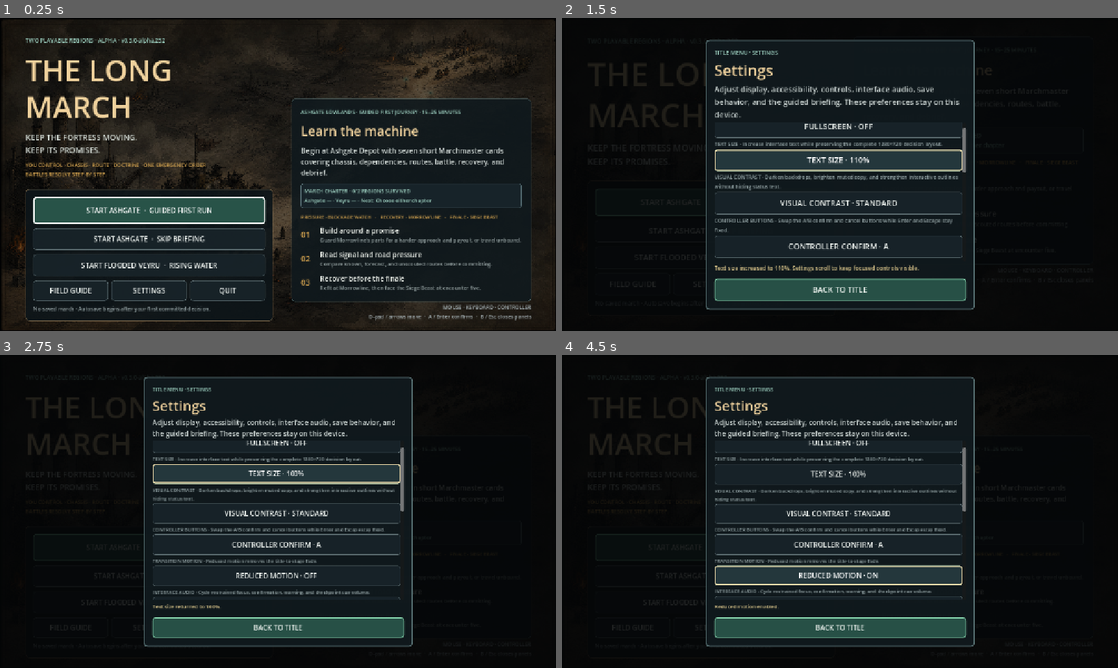
Above: before the commit, frames 1-4 (two rows, left to right).
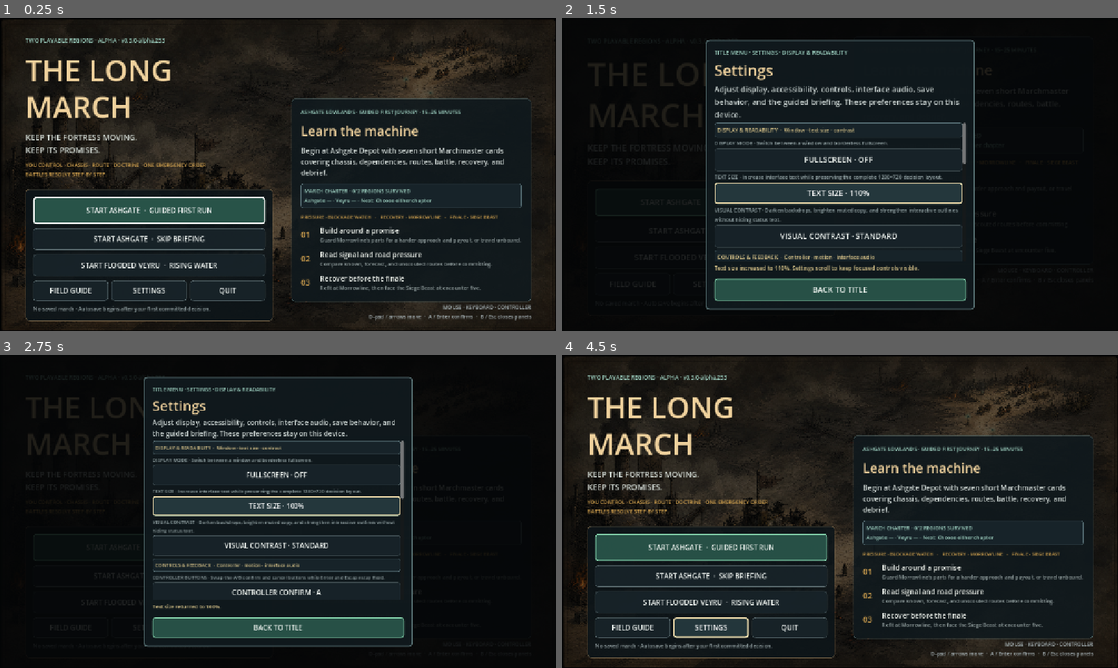
Above: after the commit, the same moments.

Repository: raphaelroshan/the-long-march
Game: Godot game, scene res://scenes/App.tscn
The game is run twice, just before and just after one commit, with the same random seed, the same clock (stepped at 60 frames per second) and the same inputs.
Inputs:
- Up to frame 1 (0.25 s): no input
- Up to frame 2 (1.5 s): click "SETTINGS" at 0.5 s; click "TEXT SIZE · 100%" at 1.25 s
- Up to frame 3 (2.75 s): click "TEXT SIZE · 110%" at 2 s
- Up to frame 4 (4.5 s): click "VISUAL CONTRAST · STANDARD" at 2.75 s; click "VISUAL CONTRAST · HIGH" at 3.5 s; click "REDUCED MOTION · OFF" at 4.25 s

The runs differ from the first frame. In frame 1, less than 0.1% of the frame differs, in the area x 29-30%, y 6-8%; in frame 2, 6.2%; in frame 3, 6.8%; in frame 4, 41%, in the area x 0-100%, y 0-100%.

Commit message:
feat: group settings by player task

Diff:
--- a/project.godot
+++ b/project.godot
@@ -4,7 +4,7 @@
 
 [application]
 config/name="The Long March"
-config/version="0.3.0-alpha.252"
+config/version="0.3.0-alpha.253"
 run/main_scene="res://scenes/App.tscn"
 config/features=PackedStringArray("4.4", "GL Compatibility")
 
--- a/src/ui/app.gd
+++ b/src/ui/app.gd
@@ -38,6 +38,8 @@
 var guide_view: Control
 var settings_view: Control
 var settings_scroll: ScrollContainer
+var settings_section_headers: Dictionary = {}
+var settings_active_section: String = "DISPLAY & READABILITY"
 var data_info_view: Control
 var run_record_view: Control
 var pause_view: Control
@@ -744,19 +746,22 @@
 	settings_actions.size_flags_horizontal = Control.SIZE_EXPAND_FILL
 	settings_actions.add_theme_constant_override("separation", 6)
 	settings_scroll.add_child(settings_actions)
-	display_mode_button = _settings_action(settings_actions, "DISPLAY MODE", "Switch between a window and borderless fullscreen.", _toggle_display_mode)
-	text_scale_button = _settings_action(settings_actions, "TEXT SIZE", "Increase interface text while preserving the complete 1280×720 decision layout.", _toggle_text_scale)
-	contrast_button = _settings_action(settings_actions, "VISUAL CONTRAST", "Darken backdrops, brighten muted copy, and strengthen interactive outlines without hiding status text.", _toggle_high_contrast)
-	controller_layout_button = _settings_action(settings_actions, "CONTROLLER BUTTONS", "Swap the A/B confirm and cancel buttons while Enter and Escape stay fixed.", _toggle_controller_layout)
-	motion_button = _settings_action(settings_actions, "TRANSITION MOTION", "Reduced motion removes the title-to-stage fade.", _toggle_reduced_motion)
-	interface_audio_button = _settings_action(settings_actions, "INTERFACE AUDIO", "Cycle restrained focus, confirmation, warning, and checkpoint cue volume.", _cycle_interface_audio)
+	_settings_section(settings_actions, "DISPLAY & READABILITY", "Window · text size · contrast")
+	display_mode_button = _settings_action(settings_actions, "DISPLAY & READABILITY", "DISPLAY MODE", "Switch between a window and borderless fullscreen.", _toggle_display_mode)
+	text_scale_button = _settings_action(settings_actions, "DISPLAY & READABILITY", "TEXT SIZE", "Increase interface text while preserving the complete 1280×720 decision layout.", _toggle_text_scale)
+	contrast_button = _settings_action(settings_actions, "DISPLAY & READABILITY", "VISUAL CONTRAST", "Darken backdrops, brighten muted copy, and strengthen interactive outlines without hiding status text.", _toggle_high_contrast)
+	_settings_section(settings_actions, "CONTROLS & FEEDBACK", "Controller · motion · interface audio")
+	controller_layout_button = _settings_action(settings_actions, "CONTROLS & FEEDBACK", "CONTROLLER BUTTONS", "Swap the A/B confirm and cancel buttons while Enter and Escape stay fixed.", _toggle_controller_layout)
+	motion_button = _settings_action(settings_actions, "CONTROLS & FEEDBACK", "TRANSITION MOTION", "Reduced motion removes the title-to-stage fade.", _toggle_reduced_motion)
+	interface_audio_button = _settings_action(settings_actions, "CONTROLS & FEEDBACK", "INTERFACE AUDIO", "Cycle restrained focus, confirmation, warning, and checkpoint cue volume.", _cycle_interface_audio)
 	interface_audio_button.set_meta("long_march_audio_manual_press", true)
-	autosave_button = _settings_action(settings_actions, "AUTOMATIC CHECKPOINTS", "Save after committed decisions, refits, and encounter progress.", _toggle_autosave)
-	data_info_button = _settings_action(settings_actions, "BUILD & LOCAL DATA", "Review build identity, offline boundaries, local-file presence, and the exact storage folder.", _show_data_info)
-	reset_briefing_button = _settings_action(settings_actions, "FIRST-RUN BRIEFING", "Show the seven-step Marchmaster briefing on the next guided run.", _reset_briefing)
-	reset_charter_button = _settings_action(settings_actions, "MARCH CHARTER", "Remove regional results and developments without changing Continue, settings, or briefing progress.", _request_confirmation.bind("clear_progress"))
-	clear_save_button = _settings_action(settings_actions, "LOCAL SAVE", "Permanently remove the local Continue save after confirmation.", _request_confirmation.bind("clear_save"))
-	reset_playtest_button = _settings_action(settings_actions, "CLEAN PLAYTEST START", "Remove local run, Charter, briefing, preferences, and journal data while preserving exported feedback reports.", _request_confirmation.bind("reset_playtest_data"))
+	_settings_section(settings_actions, "RUNS & LOCAL DATA", "Checkpoints · support info · resets")
+	autosave_button = _settings_action(settings_actions, "RUNS & LOCAL DATA", "AUTOMATIC CHECKPOINTS", "Save after committed decisions, refits, and encounter progress.", _toggle_autosave)
+	data_info_button = _settings_action(settings_actions, "RUNS & LOCAL DATA", "BUILD & LOCAL DATA", "Review build identity, offline boundaries, local-file presence, and the exact storage folder.", _show_data_info)
+	reset_briefing_button = _settings_action(settings_actions, "RUNS & LOCAL DATA", "FIRST-RUN BRIEFING", "Show the seven-step Marchmaster briefing on the next guided run.", _reset_briefing)
+	reset_charter_button = _settings_action(settings_actions, "RUNS & LOCAL DATA", "MARCH CHARTER", "Remove regional results and developments without changing Continue, settings, or briefing progress.", _request_confirmation.bind("clear_progress"))
+	clear_save_button = _settings_action(settings_actions, "RUNS & LOCAL DATA", "LOCAL SAVE", "Permanently remove the local Continue save after confirmation.", _request_confirmation.bind("clear_save"))
+	reset_playtest_button = _settings_action(settings_actions, "RUNS & LOCAL DATA", "CLEAN PLAYTEST START", "Remove local run, Charter, briefing, preferences, and journal data while preserving exported feedback reports.", _request_confirmation.bind("reset_playtest_data"))
 	_warning_button(reset_playtest_button)
 	settings_status_label = Label.new()
 	settings_status_label.autowrap_mode = TextServer.AUTOWRAP_WORD_SMART
@@ -771,7 +776,19 @@
 	_accent_button(settings_close_button)
 	content.add_child(settings_close_button)
 
-func _settings_action(parent: VBoxContainer, title: String, detail: String, callback: Callable) -> Button:
+func _settings_section(parent: VBoxContainer, title: String, detail: String) -> void:
+	var panel := PanelContainer.new()
+	panel.custom_minimum_size = Vector2(0, 30)
+	panel.add_theme_stylebox_override("panel", _flat_style(Color("#172329"), Color("#536a70"), 1, 5, 7))
+	parent.add_child(panel)
+	var label := Label.new()
+	label.text = "%s  ·  %s" % [title, detail]
+	label.add_theme_font_size_override("font_size", 11)
+	label.add_theme_color_override("font_color", Color("#d8c389"))
+	panel.add_child(label)
+	settings_section_headers[title] = label
+
+func _settings_action(parent: VBoxContainer, section: String, title: String, detail: String, callback: Callable) -> Button:
 	var group := VBoxContainer.new()
 	group.add_theme_constant_override("separation", 3)
 	parent.add_child(group)
@@ -784,10 +801,20 @@
 	var button := Button.new()
 	button.custom_minimum_size = Vector2(0, 38)
 	button.tooltip_text = detail
+	button.set_meta("long_march_settings_section", section)
+	button.pressed.connect(_on_settings_action_focused.bind(button))
 	button.pressed.connect(callback)
-	button.focus_entered.connect(_ensure_settings_control_visible.bind(button))
+	button.focus_entered.connect(_on_settings_action_focused.bind(button))
 	group.add_child(button)
 	return button
+
+func _on_settings_action_focused(control: Control) -> void:
+	settings_active_section = String(control.get_meta("long_march_settings_section", settings_active_section))
+	_refresh_settings_context()
+	_ensure_settings_control_visible(control)
+
+func _refresh_settings_context() -> void:
+	settings_context_label.text = "%s · SETTINGS · %s" % ["PAUSED MARCH" if settings_opened_from_pause else "TITLE MENU", settings_active_section]
 
 func _ensure_settings_control_visible(control: Control) -> void:
 	if settings_scroll == null or control == null or not is_instance_valid(control):
@@ -1200,12 +1227,18 @@
 
 func _show_settings() -> void:
 	settings_opened_from_pause = game_view != null and pause_view.visible
+	settings_active_section = "DISPLAY & READABILITY"
 	if settings_opened_from_pause:
 		pause_view.visible = false
 	data_info_view.visible = false
 	settings_view.visible = true
 	_refresh_settings()
 	display_mode_button.grab_focus()
+	call_deferred("_reset_settings_scroll")
+
+func _reset_settings_scroll() -> void:
+	if settings_scroll != null:
+		settings_scroll.scroll_vertical = 0
 
 func _hide_settings() -> void:
 	settings_view.visible = false
@@ -1218,7 +1251,7 @@
 	settings_opened_from_pause = false
 
 func _refresh_settings(message: String = "") -> void:
-	settings_context_label.text = "PAUSED MARCH · SETTINGS" if settings_opened_from_pause else "TITLE MENU · SETTINGS"
+	_refresh_settings_context()
 	settings_close_button.text = "BACK TO PAUSE" if settings_opened_from_pause else "BACK TO TITLE"
 	display_mode_button.text = "FULLSCREEN · ON" if fullscreen_enabled else "FULLSCREEN · OFF"
 	text_scale_button.text = "TEXT SIZE · %d%%" % text_scale_percent
--- a/tests/test_app_shell.gd
+++ b/tests/test_app_shell.gd
@@ -123,7 +123,9 @@
 	app.settings_button.pressed.emit()
 	await process_frame
 	_expect(app.settings_view.visible and app.display_mode_button.has_focus(), "Settings should open without starting a run")
-	_expect(app.settings_context_label.text.begins_with("TITLE MENU") and app.settings_close_button.text == "BACK TO TITLE", "title Settings should identify and return to the title menu")
+	_expect(app.settings_context_label.text == "TITLE MENU · SETTINGS · DISPLAY & READABILITY" and app.settings_close_button.text == "BACK TO TITLE", "title Settings should identify its origin and active section while preserving the title return")
+	_expect(app.settings_section_headers.size() == 3 and String(app.settings_section_headers["DISPLAY & READABILITY"].text).contains("Window") and String(app.settings_section_headers["CONTROLS & FEEDBACK"].text).contains("Controller") and String(app.settings_section_headers["RUNS & LOCAL DATA"].text).contains("Checkpoints"), "Settings should visibly group display, control, and local-run concerns")
+	_expect(app.settings_section_headers["DISPLAY & READABILITY"].get_parent().get_index() < app.display_mode_button.get_parent().get_index() and app.settings_section_headers["CONTROLS & FEEDBACK"].get_parent().get_index() < app.controller_layout_button.get_parent().get_index() and app.settings_section_headers["RUNS & LOCAL DATA"].get_parent().get_index() < app.autosave_button.get_parent().get_index(), "each settings section heading should precede its first action")
 	_expect(_tree_contains_text(app.settings_view, "Switch between a window") and _tree_contains_text(app.settings_view, " …(429 unchanged characters)…
 	_expect(app.text_scale_button.text == "TEXT SIZE · 100%" and app.theme.default_font_size == 16, "Settings should safely normalize an unsupported stored text size to the standard interface size")
 	_expect(not app.high_contrast_enabled and app.contrast_button.text == "VISUAL CONTRAST · STANDARD", "Settings should default to the authored standard palette when no contrast preference is stored")
@@ -134,6 +136,9 @@
 	_expect(app.autosave_button.get_node_or_null(app.autosave_button.focus_neighbor_bottom) == app.data_info_button and ap …(369 unchanged characters)…
 	_expect(app.settings_close_button.get_node_or_null(app.settings_close_button.focus_neighbor_bottom) == app.display_mod …(190 unchanged characters)…
 	_expect(app.data_info_button.text.contains(String(ProjectSettings.get_setting("application/config/version"))), "Settings should expose the exact running build before opening local-data details")
+	app.controller_layout_button.grab_focus()
+	await process_frame
+	_expect(app.settings_context_label.text.ends_with("CONTROLS & FEEDBACK"), "controller focus should keep the active Settings section visible outside the scroll area")
 	app.data_info_button.pressed.emit()
 	await process_frame
 	_expect(app.data_info_view.visible and not app.settings_view.visible and app.data_info_close_button.has_focus(), "Build & Local Data should open as a focused modal above Settings")
@@ -148,7 +153,7 @@
 	data_cancel.pressed = true
 	app._unhandled_input(data_cancel)
 	await process_frame
-	_expect(not app.data_info_view.visible and app.settings_view.visible and app.data_info_button.has_focus(), "controller cancel should return from build information to the same Settings action")
+	_expect(not app.data_info_view.visible and app.settings_view.visible and app.data_info_button.has_focus() and app.settings_context_label.text.ends_with("RUNS & LOCAL DATA"), "controller cancel should return from build information to the same action and preserve its section context")
 	app.text_scale_button.pressed.emit()
 	await process_frame
 	await process_frame
--- a/tools/ci_manifest.json
+++ b/tools/ci_manifest.json
@@ -1,7 +1,7 @@
 {
   "slug": "the-long-march",
   "display_name": "The Long March",
-  "prototype_version": "0.3.0-alpha.252",
+  "prototype_version": "0.3.0-alpha.253",
   "playtest_ready": true,
   "godot_test": "res://tests/test_fortress_state.gd",
   "primary_repo": "raphaelroshan/the-long-march",
Not shown, changed: export_presets.cfg
Not shown, changed: README.md
Not shown, added: design/settings_information_hierarchy.md
Not shown, changed: docs/agent_feeding_guide.md
Not shown, changed: docs/agent_handoff_roadmap.md
Not shown, changed: docs/decision_log.md
Not shown, changed: docs/internal_test_release.md
Not shown, changed: docs/playtest_guide.md
